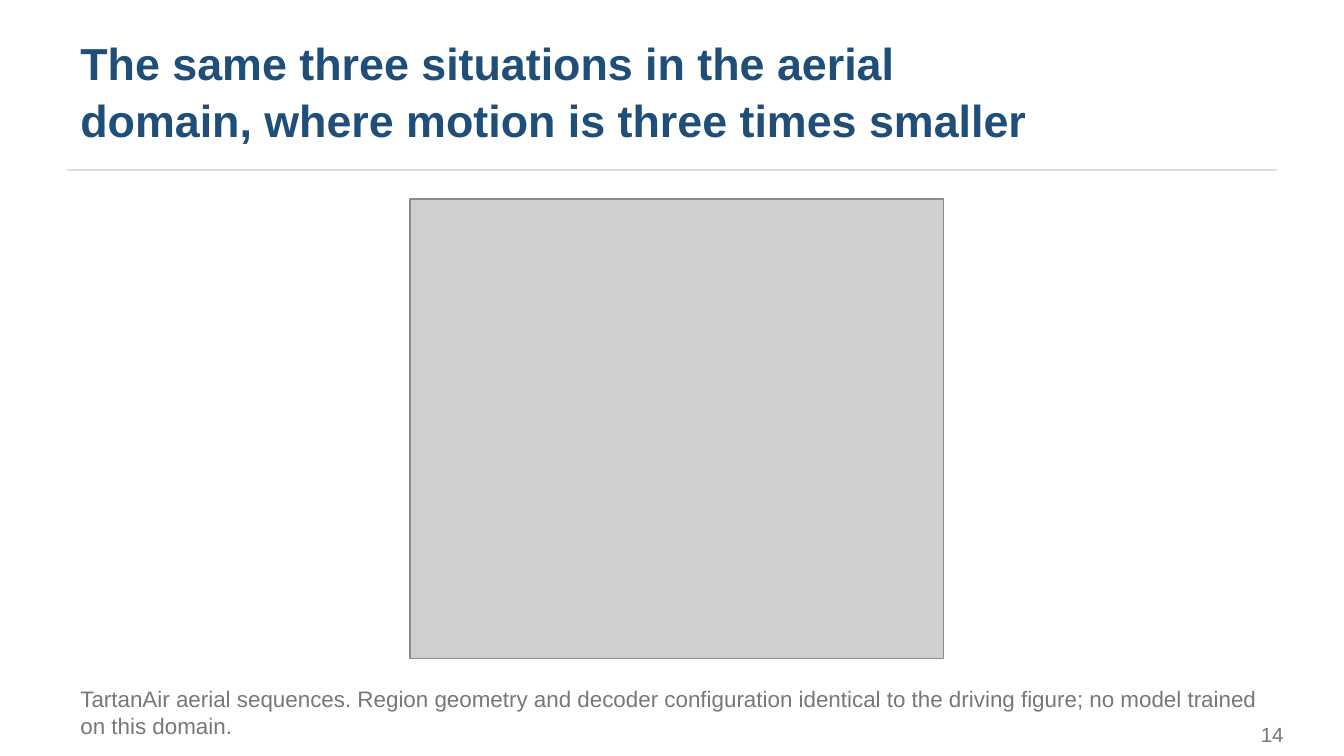
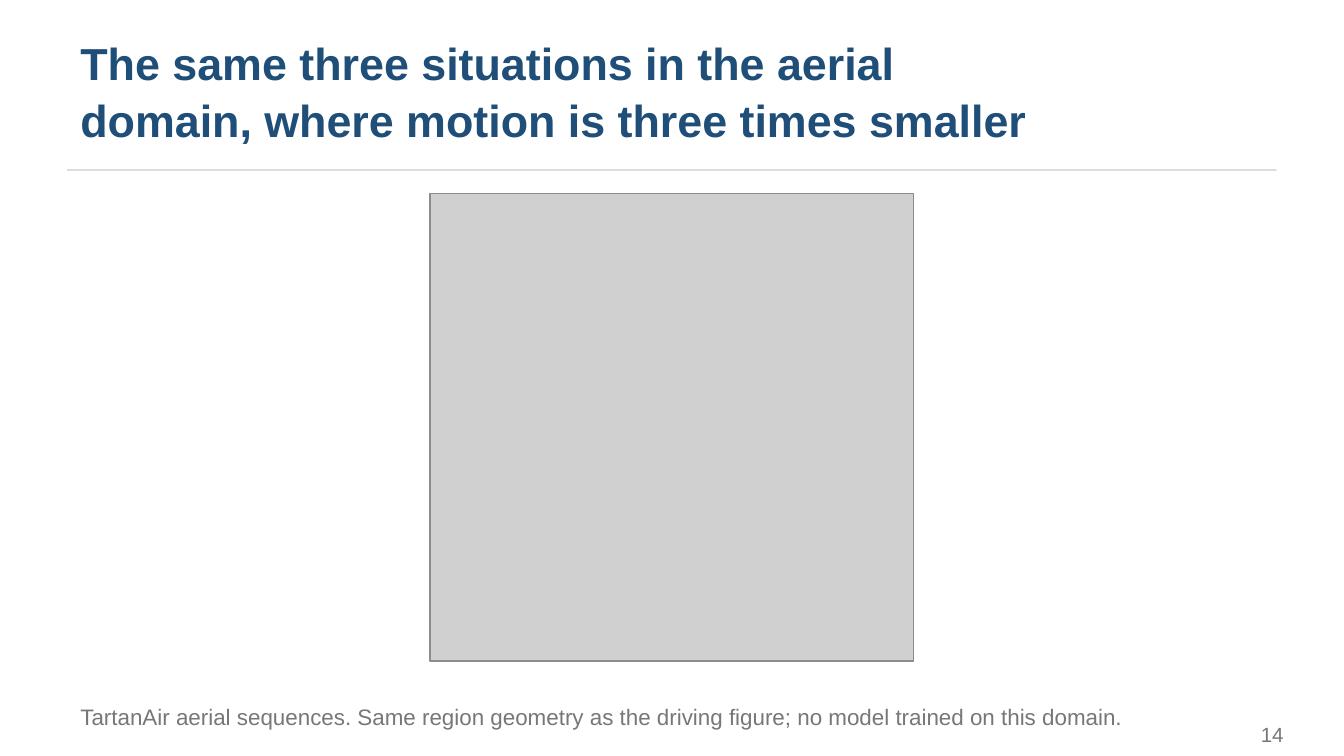
Before and after one commit to shrirag10/Neuflowv3, a slide deck: slide 14 of docs/NeuFlow_v3_Presentation.pptx. Drawn at 1344x756 pixels with LibreOffice and Linux fonts; fonts in the diff are those of the drawing; grey boxes stand for pictures. Boxes give left, top, right and bottom in pixels: in the first picture for what was removed or moved away, otherwise in the second. Text is boxed around its words. In the diff, an @@ line names an element or a change of style, - is before the commit and + after.

Commit message:
report and deck: fix figure and float layout
Report:
- the interface listing was breaking across a column boundary; it is now a
  float (Fig. 2) so it stays whole
- the aerial scenario figure was a full-width float stranded on the last page,
  away from the text discussing it; it is now a single-column figure adjacent
  to the cross-domain subsection
- balance the final page, which had one full column and one empty
- shorten the margin-table caption

Figures:
- new scripts/tighten_figure.py drops the outer white margin and any wide
  internal gutter. Both scenario figures had a title band spanning a margin no
  panel used, costing ~19% of the driving figure's width and ~24% of the
  aerial one's; the captions already carry that title
- the risk-coverage legend sat on top of the v2 line at 2.324; moved

Deck picks up the tightened figures and its two scenario slides are resized to
suit their new aspect ratios.

```diff
--- a/docs/NeuFlow_v3_Presentation.pptx
+++ b/docs/NeuFlow_v3_Presentation.pptx
@@ picture: place and size @@
-picture at [410, 199, 943, 659]
+picture at [430, 194, 914, 661]
@@ text at [80, 709, 1122, 730]: text changed @@
-TartanAir aerial sequences. Region geometry and decoder configuration identical to the driving figure; no model trained on this domain.
+TartanAir aerial sequences. Same region geometry as the driving figure; no model trained on this domain.
```
Also in this commit, not shown: 1 other slide changed, 5 other files.
